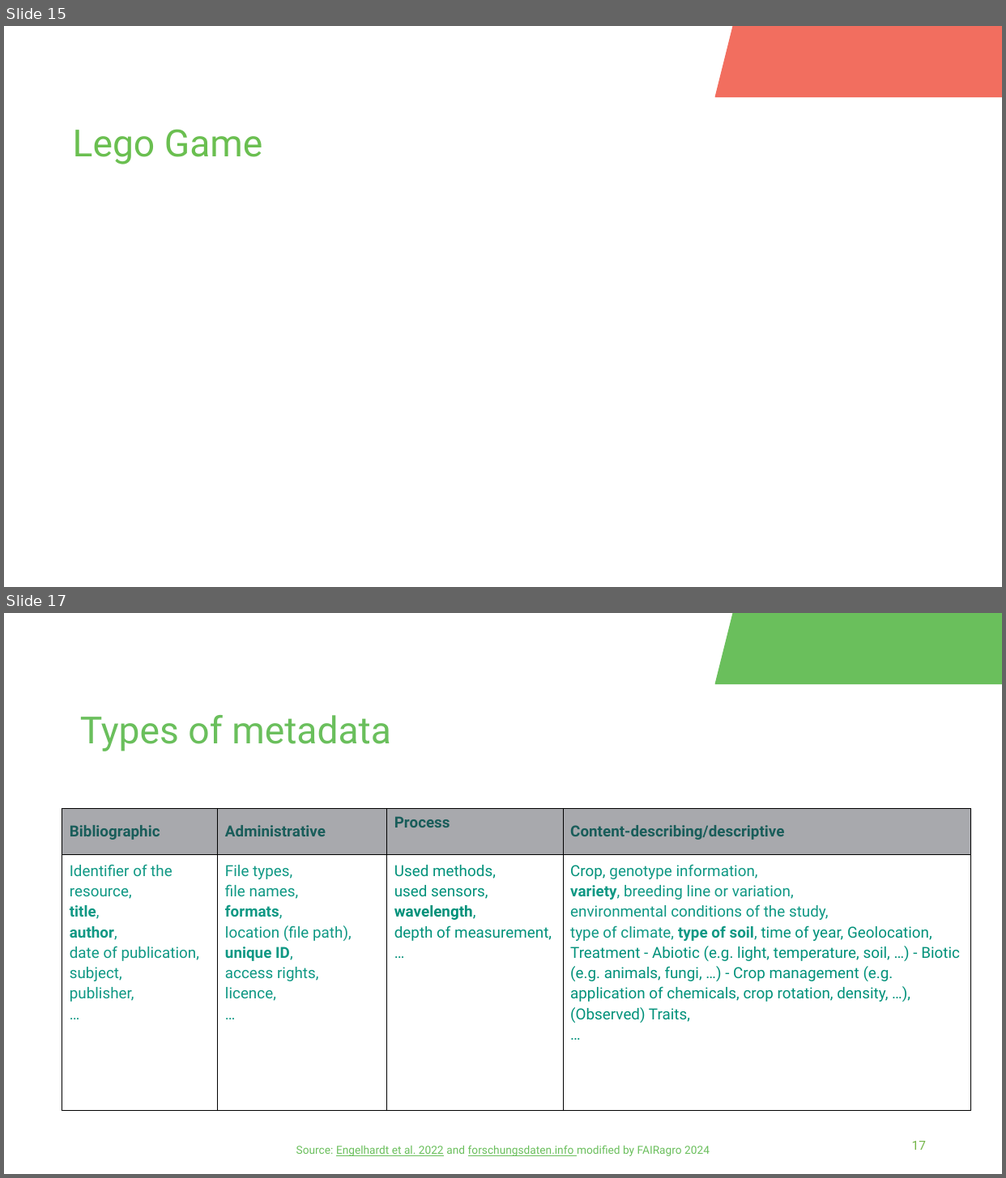
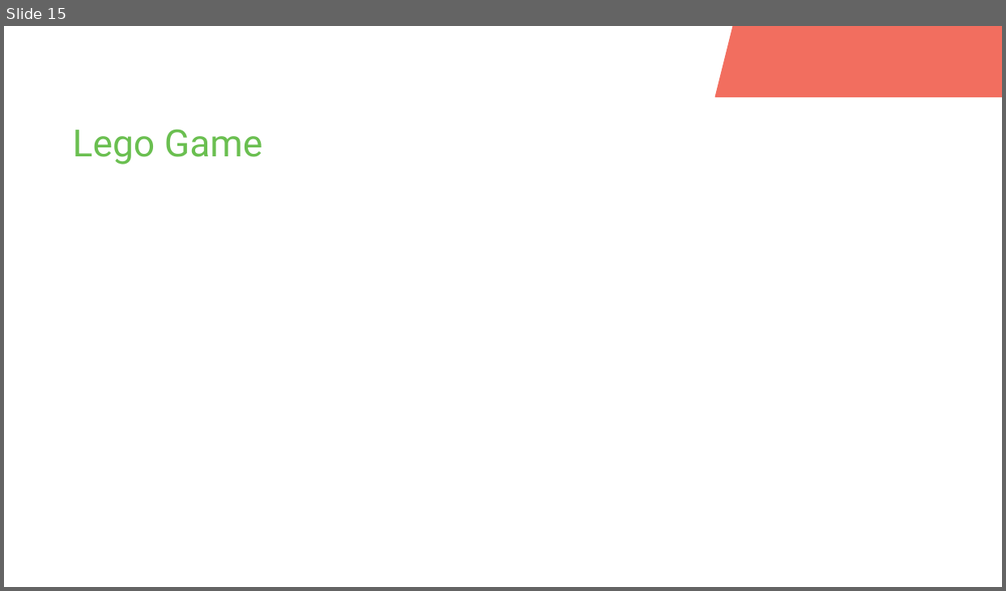
Before and after one commit to fairagro/FAIRagro_Modular-RDM-Training-Material, a slide deck: FAIRagro_Trainings_planned/2026-11_YSM_JKI/20261117-02-Documentation-Intro-05min-Bosse.odp. Shown one above the other, each under a label of ours: slides 15 and 17 before the commit, slide 15 after it; the slides between them are not shown. The pictures are 1006x1178 and 1006x591 pixels, drawn with LibreOffice and Linux fonts; fonts in the diff are those of the drawing; background and template pictures are left out. Boxes give left, top, right and bottom in pixels: in the first picture for what was removed or moved away, otherwise in the second. Text is boxed around its words. In the diff, an @@ line names an element or a change of style, - is before the commit and + after.

```diff
--- a/FAIRagro_Trainings_planned/2026-11_YSM_JKI/20261117-02-Documentation-Intro-05min-Bosse.odp
+++ b/FAIRagro_Trainings_planned/2026-11_YSM_JKI/20261117-02-Documentation-Intro-05min-Bosse.odp
@@ slide 17 removed at (4,613,1002,1174), background #FFFFFF @@
@@ parallelogram removed at (715,613,1002,683) @@
@@ title removed at (80,715,391,752) @@
-Types of metadata
@@ table removed at (62,808,971,1083), 2 rows, 4 columns @@
-Bibliographic | Administrative | Process | Content-describing/descriptive
-Identifier of the resource, title, author, date of publication, subject, publisher, … | File types, file names, formats, location (file path), unique ID, access rights, licence, … | Used methods, used sensors, wavelength, depth of measurement, … | Crop, genotype information, variety, breeding line or variation, environmental conditions of the study, type of climate, type of soil, time of year, Geolocation, Treatment - Abiotic (e.g. light, temperature, soil, …) - Biotic (e.g. animals, fungi, …) - Crop management (e.g. application of chemicals, crop rotation, density, …), (Observed) Traits, …
@@ text removed at (296,1145,710,1157) @@
-Source: Engelhardt et al. 2022 and forschungsdaten.info modified by FAIRagro 2024
@@ page number removed at (912,1141,926,1150) @@
-17
```
Also in this commit, not shown: 4 slides changed, 20 other slides removed, 11 other files.
